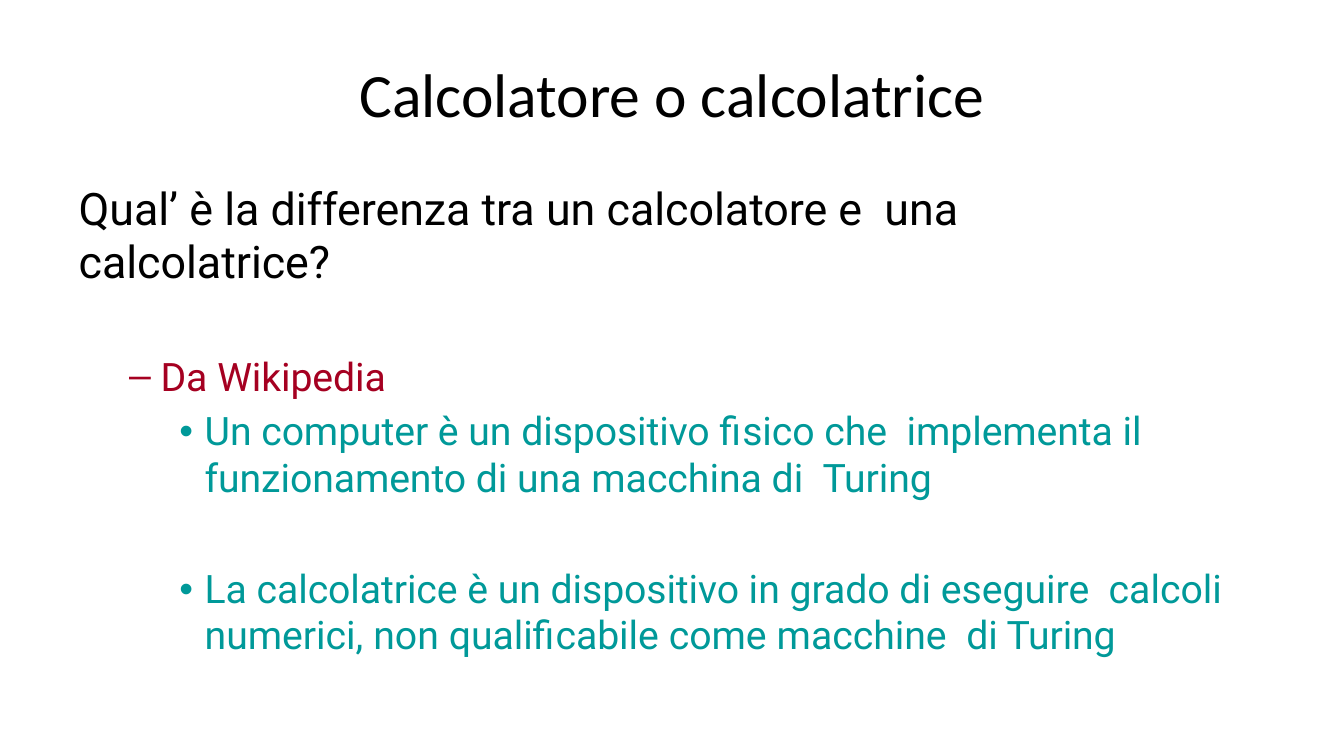
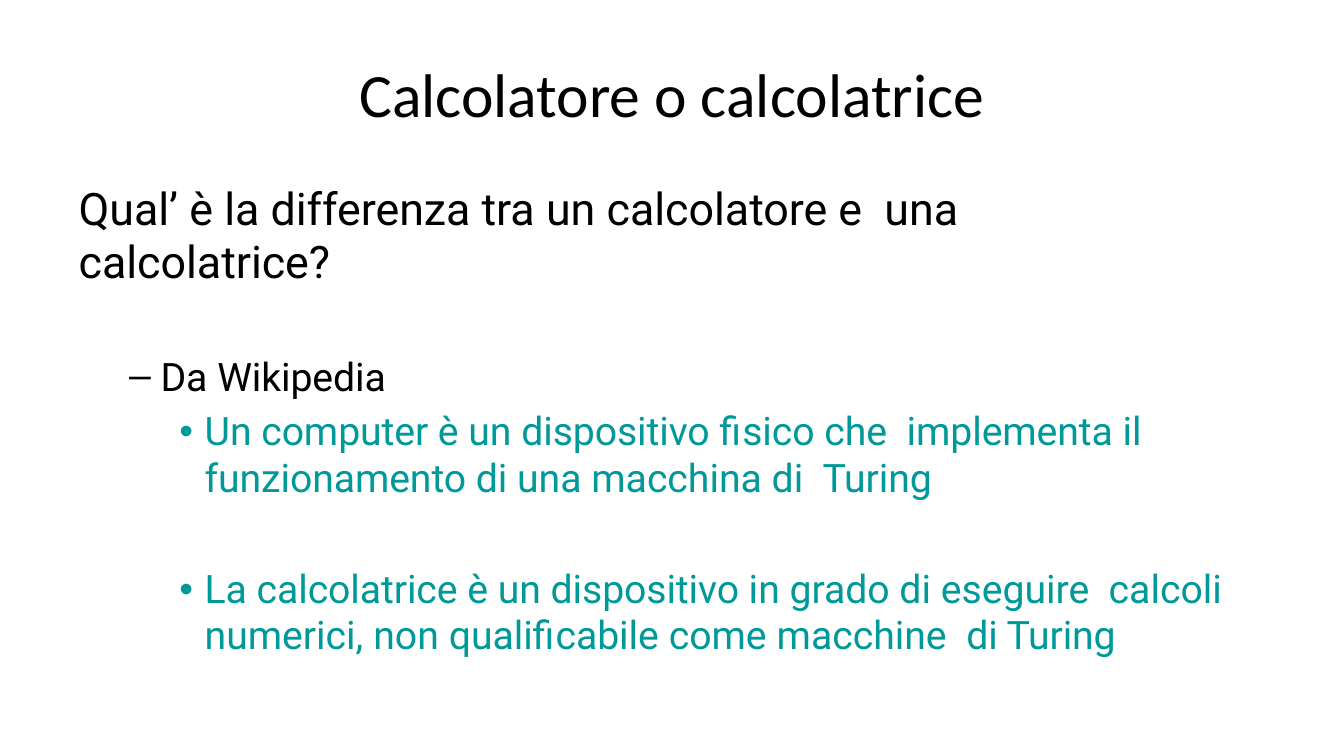
Before and after one commit to informaticacrilazio/sitedesign, a slide deck: slide 26 of CorsoCRI/Modulo_01_Lezione_01_Informatica.pptx. Drawn at 1344x756 pixels with LibreOffice and Linux fonts; fonts in the diff are those of the drawing. Boxes give left, top, right and bottom in pixels: in the first picture for what was removed or moved away, otherwise in the second. Text is boxed around its words. In the diff, an @@ line names an element or a change of style, - is before the commit and + after.

```diff
--- a/CorsoCRI/Modulo_01_Lezione_01_Informatica.pptx
+++ b/CorsoCRI/Modulo_01_Lezione_01_Informatica.pptx
@@ text at (161, 361, 386, 399): text colour #A50021 to #000000 in "Da Wikipedia" @@
```
Also in this commit, not shown: 65 other slides changed.
